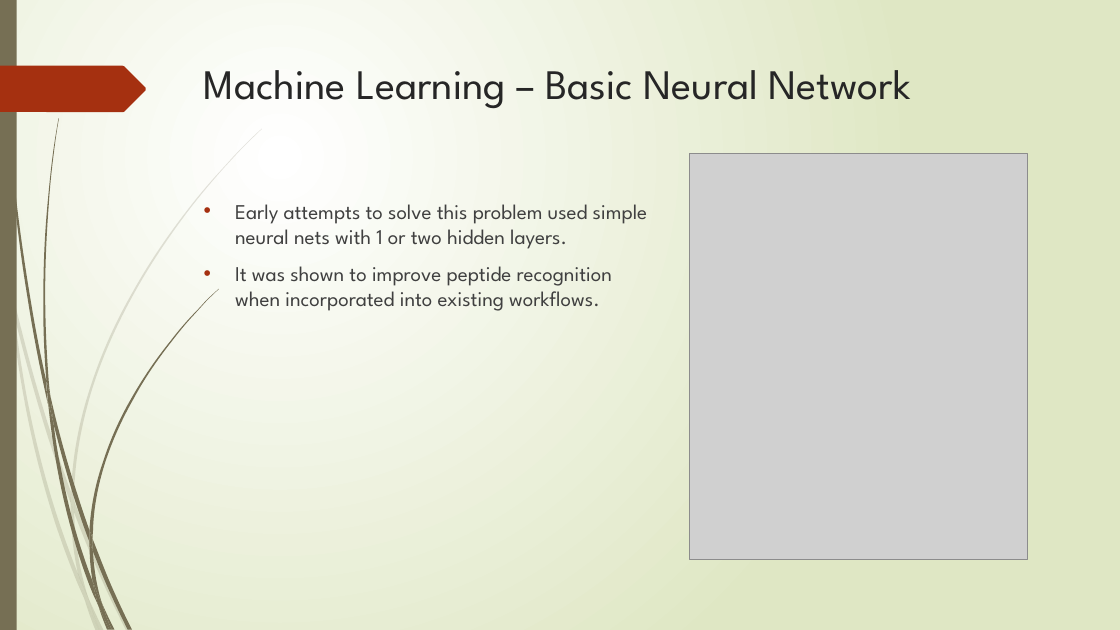
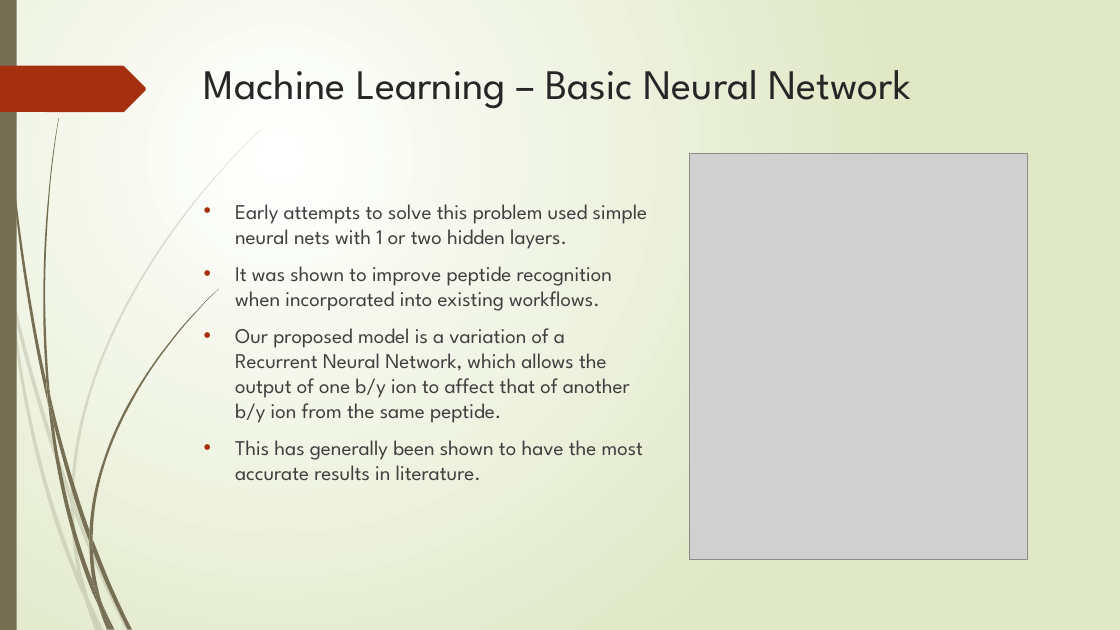
Before and after one commit to nhcha6/MersProject, a slide deck: slide 27 of SecondLabPresentation.pptx. Drawn at 1120x630 pixels with LibreOffice and Linux fonts; fonts in the diff are those of the drawing; grey boxes stand for pictures. Boxes give left, top, right and bottom in pixels: in the first picture for what was removed or moved away, otherwise in the second. Text is boxed around its words. In the diff, an @@ line names an element or a change of style, - is before the commit and + after.

```diff
--- a/SecondLabPresentation.pptx
+++ b/SecondLabPresentation.pptx
@@ text at [235, 328, 643, 480]: paragraphs added @@
+• Our proposed model is a variation of a Recurrent Neural Network, which allows the output of one b/y ion to affect that of another b/y ion from the same peptide.
+• This has generally been shown to have the most accurate results in literature.
```
Also in this commit, not shown: 3 other slides changed, 2 slides removed.
